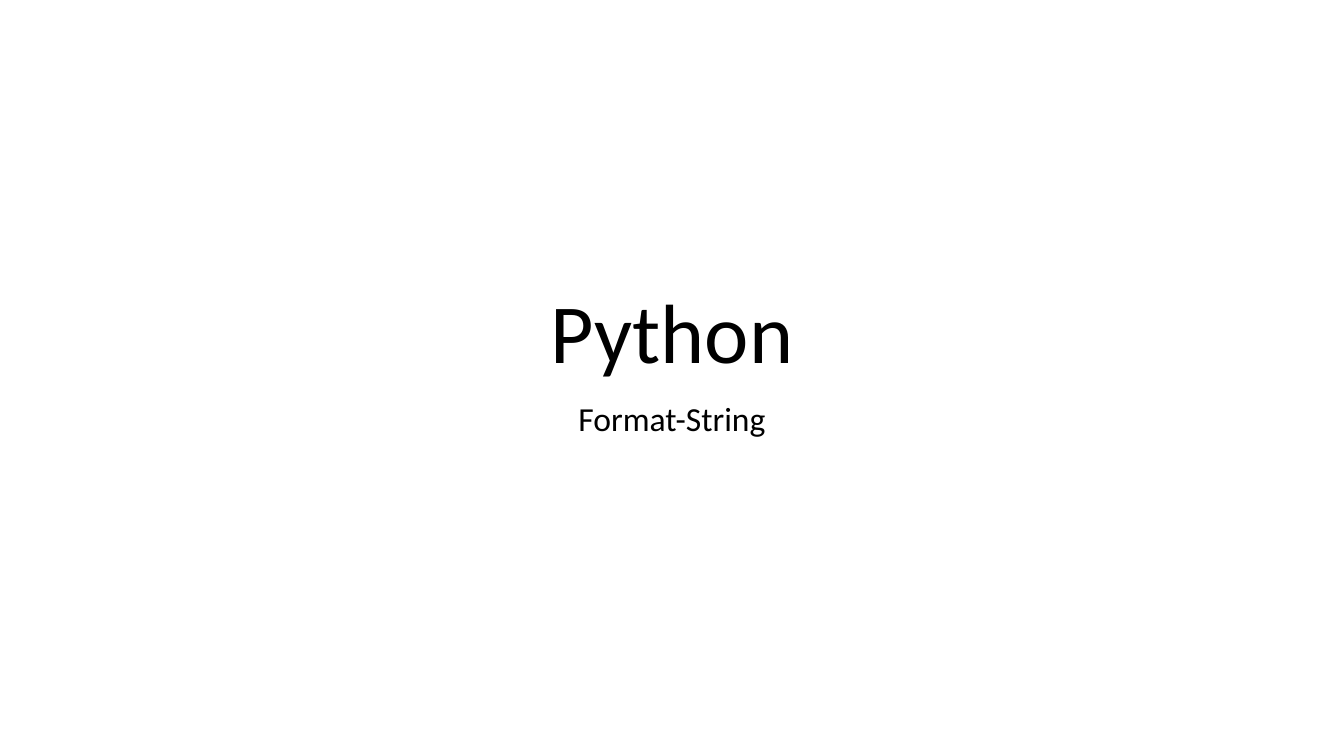
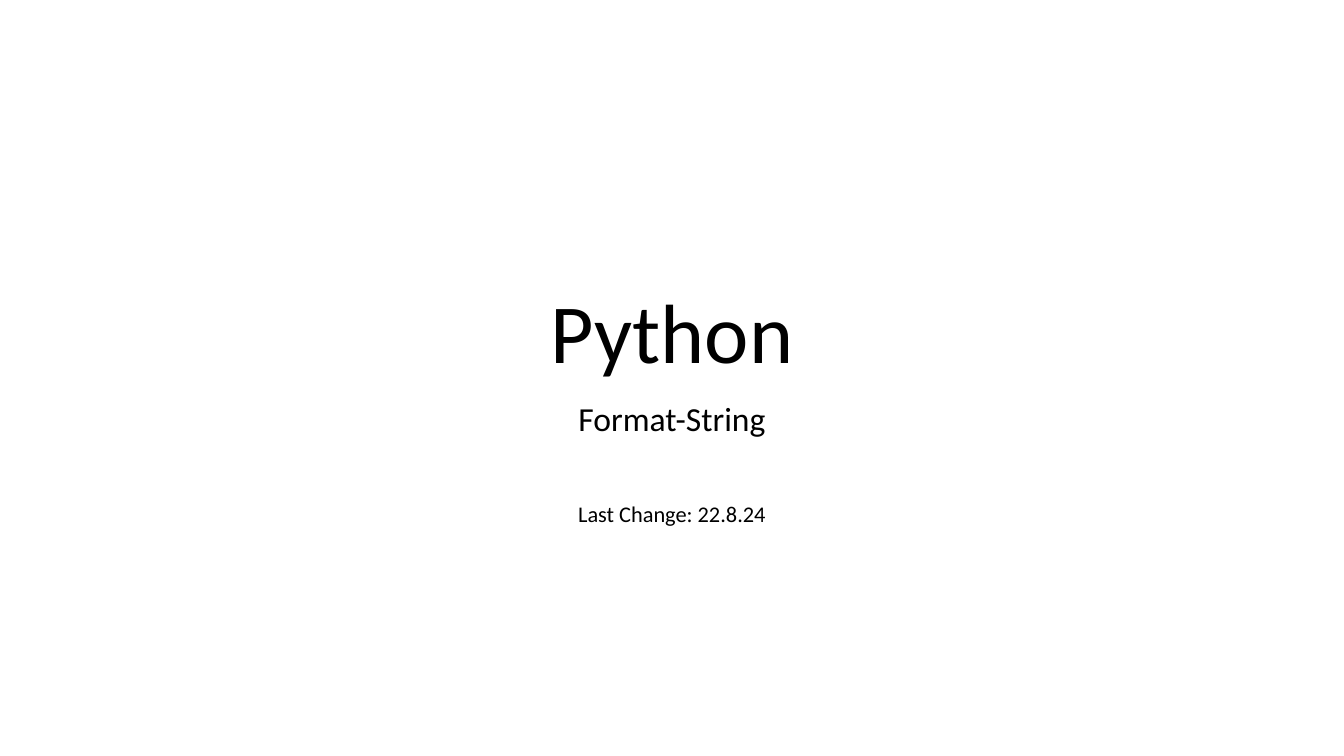
Before and after one commit to walter-rothlin/Source-Code, a slide deck: slide 1 of SchulungsUnterlagen/BZU/PythonFormatString.pptx. Drawn at 1344x756 pixels with LibreOffice and Linux fonts; fonts in the diff are those of the drawing. Boxes give left, top, right and bottom in pixels: in the first picture for what was removed or moved away, otherwise in the second. Text is boxed around its words. In the diff, an @@ line names an element or a change of style, - is before the commit and + after.

```diff
--- a/SchulungsUnterlagen/BZU/PythonFormatString.pptx
+++ b/SchulungsUnterlagen/BZU/PythonFormatString.pptx
@@ subtitle at bbox=[578, 506, 766, 526]: paragraph added @@
+Last Change: 22.8.24
```
Also in this commit, not shown: 1 slide added, 3 other files.
